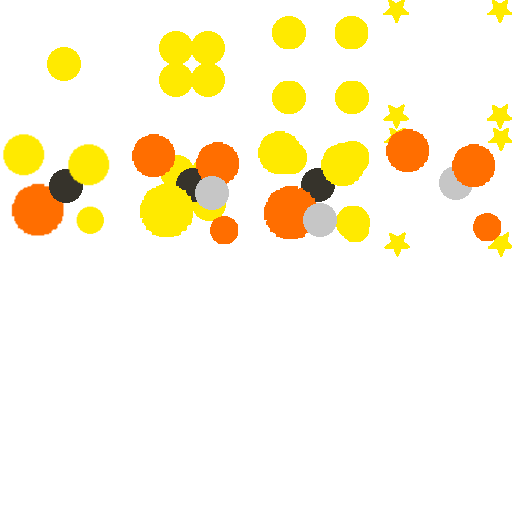
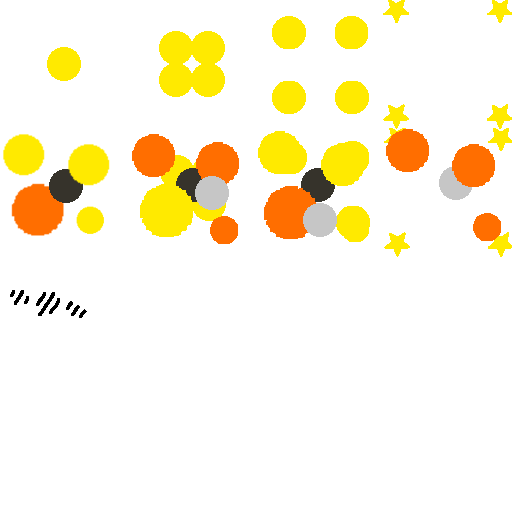
Comparing the layer stacks of the two 512x512 images. Changes:
added layer "Layer #6" above "Layer #5" over [66, 301, 87, 318]
added layer "Layer #5" above "Layer #4" over [36, 292, 60, 316]
added layer "Layer #4" above "Pasted Layer #1" over [10, 290, 29, 305]
